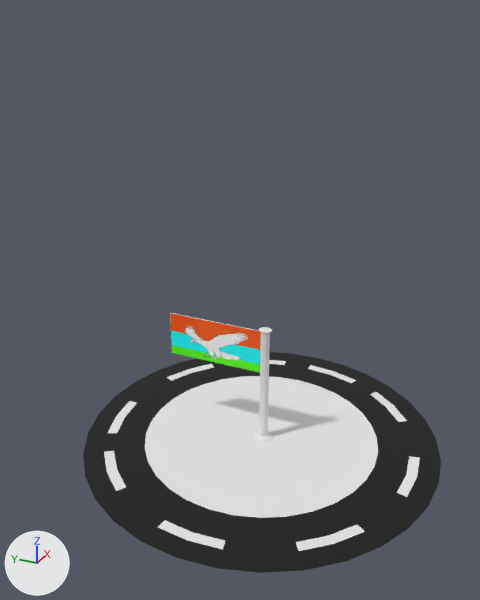
The FBX model Assets/Models/el_celebracion_boulevard_roundabout.fbx as it was, and as the next commit left it.
The view is the same before and after, from a 50 mm lens placed at (-1467.0, -594.0, 1151.0), pointed at (-41.0, 47.0, 438.0). Lighting does not change. The marker at lower left points along +X, +Y and +Z. Where no turn or scale is listed for an object, it has been applied to the vertices.
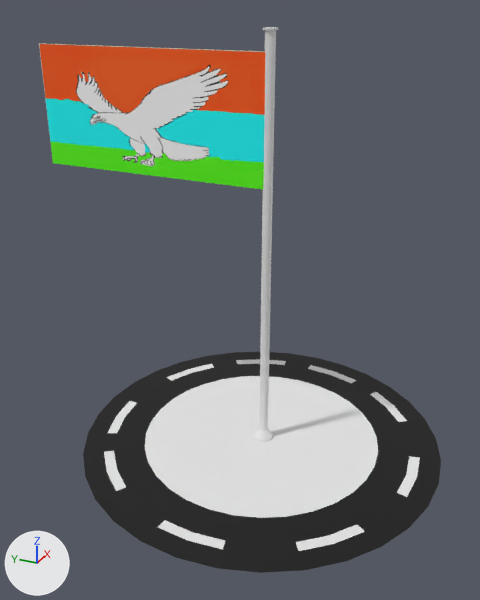
Where the newer file only moved an object's origin or applied its transform, the numbers keep the older frame.

Location of each change, (x1, y1, x2, y2) in pixels of the pictures (480 x 600 px):
```json
{"object": "Plane", "change": "added", "after": [39, 43, 265, 190], "faces in mat_material_004 (picture img_flag_of_rey_del_sur__sideways__png)": [39, 43, 265, 190]}
{"object": "Cylinder", "change": "mesh rescaled", "before": [254, 327, 273, 442], "after": [254, 27, 279, 442], "on screen": "30% wider, 259% taller"}
{"object": "Cube", "change": "deleted", "before": [170, 313, 261, 373], "faces in mat_material_004 (picture img_flag_of_rey_del_sur__sideways__png)": [170, 313, 261, 373]}
```

Edits to the scene script, one JSON object a line:
```json
{"op": "add", "block": "mat_material_007", "code": ["mat_material_007 = principled_material('Material.007')", "mat_material_007.texture = img_flag_of_rey_del_sur__sideways__png"]}
{"block": "me_cylinder", "where": "me_cylinder.from_pydata(...)  # 192 vertices, 162 faces; spans x -24.0..24.0, y -27.0..27.0, z -2.0..343.0"}
{"block": "me_cylinder", "where": "# used by ob_cylinder; location = (0.0, -8.0, 1.0)"}
{"block": "me_cylinder", "change": "me_cylinder part 1: the whole mesh is scaled about the mesh origin by (1, 1, 3.17)"}
{"op": "add", "block": "me_plane", "code": ["me_plane = bpy.data.meshes.new('Plane')", "me_plane.from_pydata(...)  # 8 vertices, 2 faces; spans x -8.0..9.0, y -322.0..322.0, z -156.0..156.0", "# faces by material slot: [1, 1]", "me_plane.materials.append(mat_material_004)  # picture img_flag_of_rey_del_sur__sideways__png", "me_plane.materials.append(mat_material_007)  # picture img_flag_of_rey_del_sur__sideways__png"]}
{"op": "remove", "block": "ob_cube", "code": ["ob_cube = bpy.data.objects.new('Cube', me_cube_001)", "ob_cube.location = (0.0, 141.0, 273.0)"]}
{"op": "add", "block": "ob_plane", "code": ["ob_plane = bpy.data.objects.new('Plane', me_plane)", "ob_plane.location = (0.0, 321.0, 882.0)"]}
```
